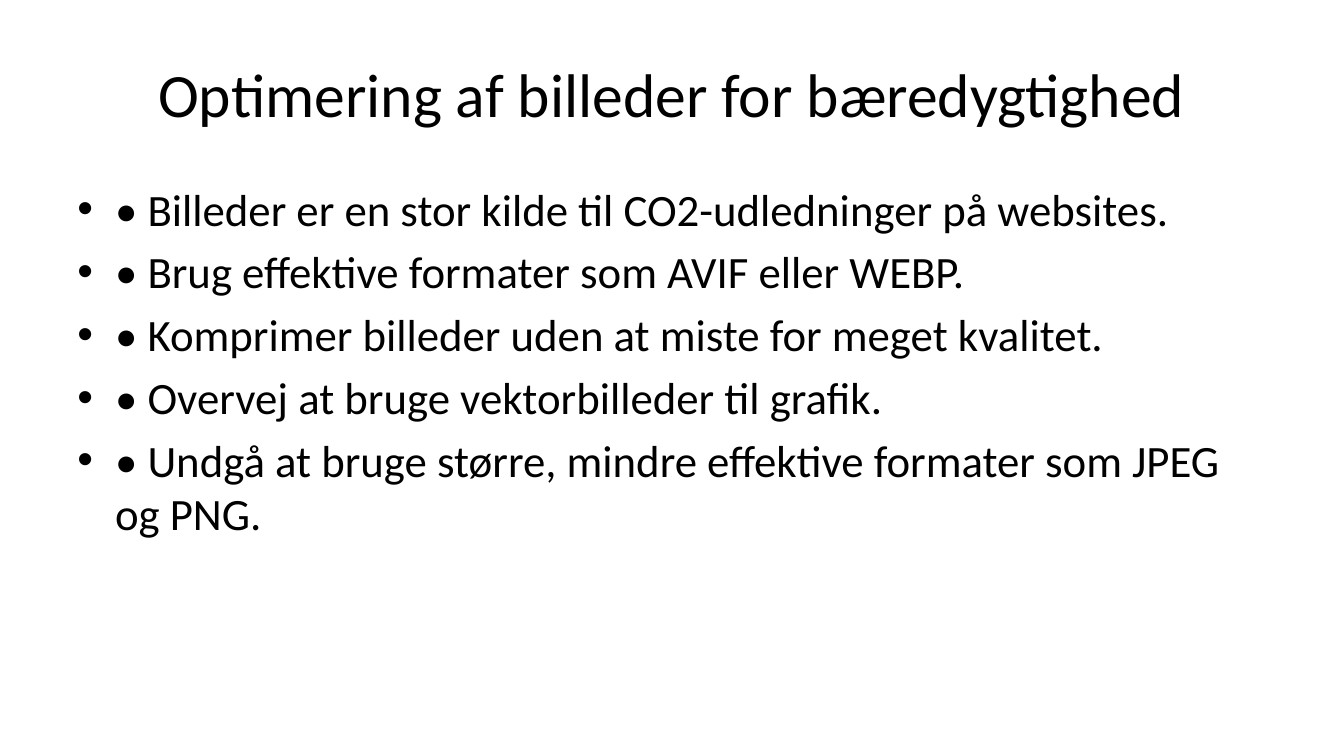
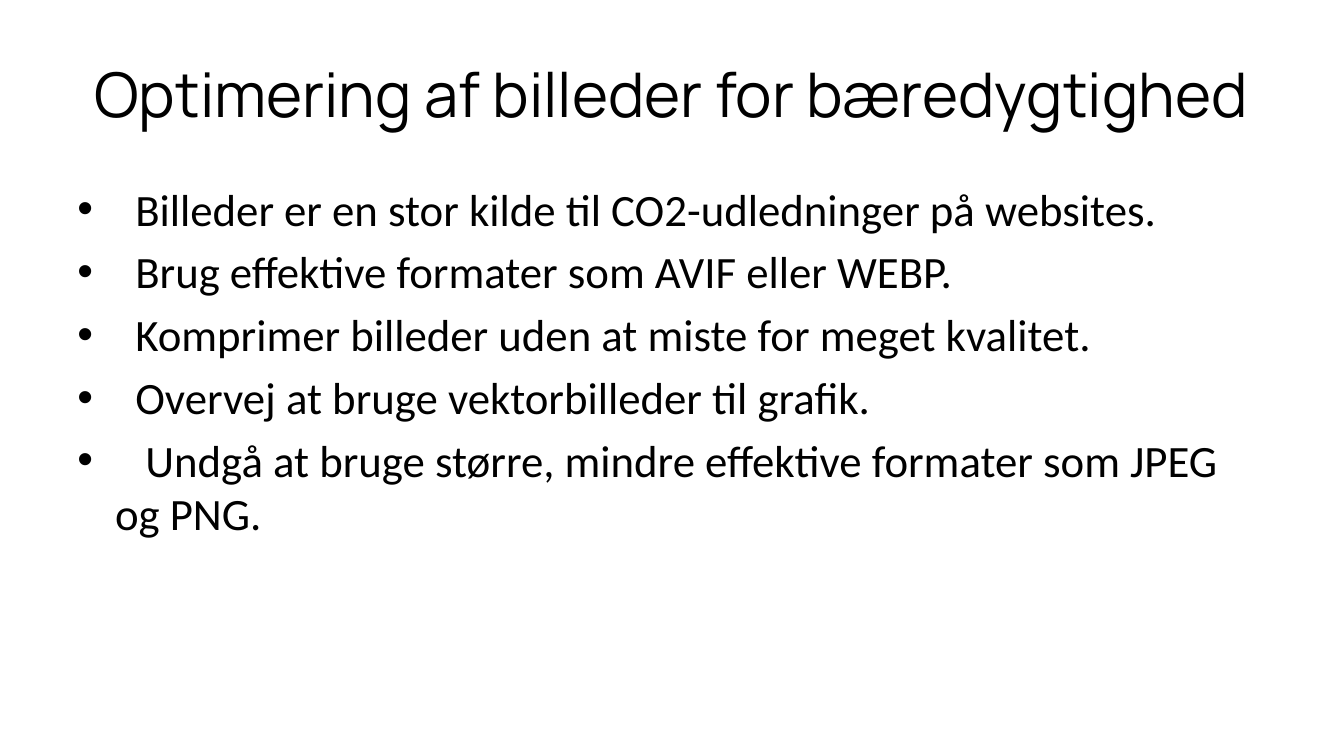
Before and after one commit to xbibogo/MMD24, a slide deck: slide 13 of semester2 PPT/Sustainable_Web_Presentation_Danish.pptx (slide 12 before the commit). Drawn at 1344x756 pixels with LibreOffice and Linux fonts; fonts in the diff are those of the drawing. Boxes give left, top, right and bottom in pixels: in the first picture for what was removed or moved away, otherwise in the second. Text is boxed around its words. In the diff, an @@ line names an element or a change of style, - is before the commit and + after.

Commit message:
update ref. sus

```diff
--- a/semester2 PPT/Sustainable_Web_Presentation_Danish.pptx
+++ b/semester2 PPT/Sustainable_Web_Presentation_Danish.pptx
@@ title "Optimering af billeder for bæredygtighed" at bbox=[94, 71, 1248, 133]: font Calibri to Manrope @@
@@ text at bbox=[115, 194, 1217, 538]: text changed @@
-• • Billeder er en stor kilde til CO2-udledninger på websites.
-• • Brug effektive formater som AVIF eller WEBP.
-• • Komprimer billeder uden at miste for meget kvalitet.
-• • Overvej at bruge vektorbilleder til grafik.
-• • Undgå at bruge større, mindre effektive formater som JPEG og PNG.
+• Billeder er en stor kilde til CO2-udledninger på websites.
+• Brug effektive formater som AVIF eller WEBP.
+• Komprimer billeder uden at miste for meget kvalitet.
+• Overvej at bruge vektorbilleder til grafik.
+• Undgå at bruge større, mindre effektive formater som JPEG og PNG.
```
Also in this commit, not shown: 20 other slides changed, 6 slides added, 3 slides removed.
